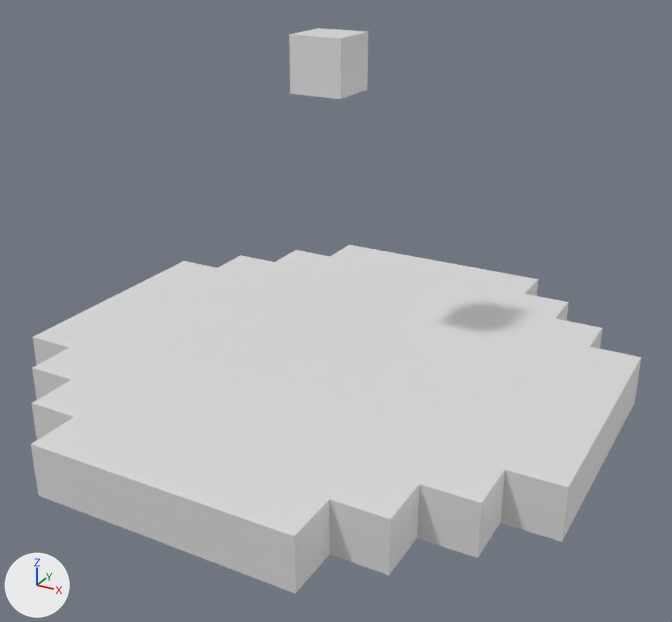
One commit to the glTF model Assets/Chaps/All/Light00/Light00-Frame.gltf: the scene before it, then after it.
Both versions are drawn from a 50 mm lens placed at (13.62, -9.02, 9.06), pointed at (5.91, 5.0, 2.05). The axes (+X, +Y, +Z) are drawn at lower left. The lights are the same throughout. The picture after the commit comes second. Where no turn or scale is listed for an object, it has been applied to the vertices.
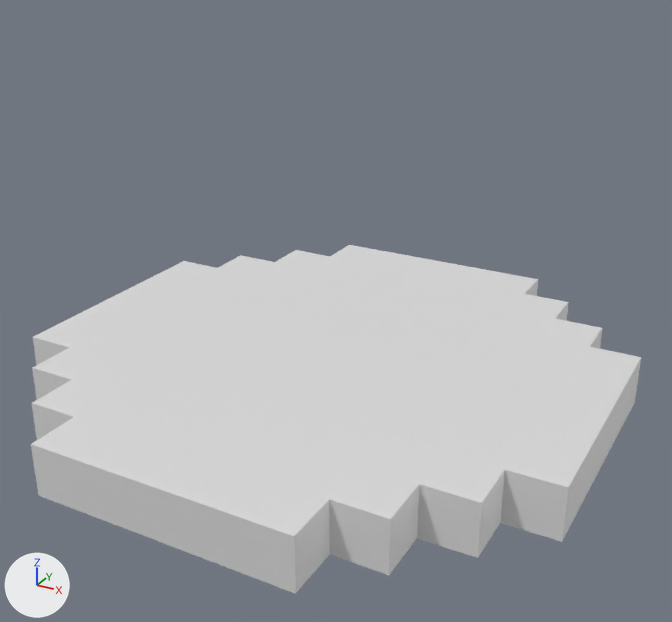
The change, as a diff of the scene's bpy script:
```diff
--- a/Assets/Chaps/All/Light00/Light00-Frame.gltf.py
+++ b/Assets/Chaps/All/Light00/Light00-Frame.gltf.py
@@ ob_mesh_1 @@
-ob_mesh_1 = bpy.data.objects.new('Mesh_1', me_mesh_1)
-ob_mesh_1.location = (0.0, 0.0, 0.0)
```

Location of each change, [x1, y1, x2, y2] in pixels of the pictures (672 x 622 px):
'Mesh_1', deleted
    before: [289, 28, 368, 99]
